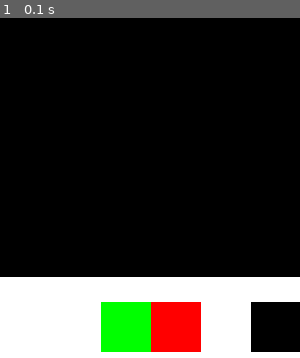
Above: before the commit, frame 1.
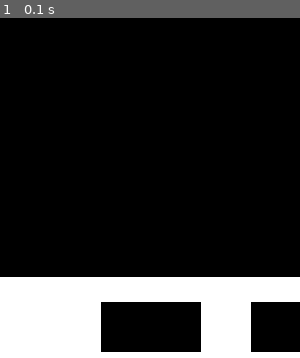
Above: after the commit, the same moment.

Repository: Mariownyou/pygame-draw
Game: pygame game, started from draw.py
Same seed, same stepped clock (60 frames per second), same inputs: the game is played once before the commit and once after it.
Inputs:
- Up to frame 1 (0.1 s): no input
The pictures show only the part of the screen within x 4-54%, y 50-100%; the shares and areas given below are measured in that part.

The runs differ from the first frame. In frame 1, 4.9% of the frame differs, in the area x 33-67%, y 83-99%.

Commit message:
заливку исправил чуть-чуть

Diff:
--- a/draw.py
+++ b/draw.py
@@ -25,26 +25,44 @@
 # Square class
 class Cursor:
     def __init__(self):
-        self.type = 'paint'
+        self.type = 'brush'
         self.color = BLACK
 cursor = Cursor()
 
 
 class Button(pygame.sprite.Sprite):
-    def __init__(self, x, y, color=BLACK, type='paint'):
+    def __init__(self, x, y, type='brush'):
         super().__init__()
         w, h = 50, 50
         self.image = pygame.Surface((w, h))
-        self.image.fill(color)
+        self.image.fill(BLACK)
         self.rect = self.image.get_rect(center = (x, y))
-        self.color = color
         self.type = type
 
     def update(self):
-        cursor.color = self.color
         cursor.type = self.type
         print('button clicked')
 
+
+class Brush(Button):
+    def __init__(self, x, y, color):
+        super().__init__(x, y)
+        self.color = color
+
+    def update(self):
+        cursor.type = self.type
+        cursor.color = self.color
+        print('brush selceted')
+
+class Fill(Button):
+    def __init__(self, x, y):
+        super().__init__(x, y)
+        self.activated = False
+        self.type = 'fill'
+
+    def update(self):
+        self.activated = False if self.activated else True
+        print('fill activated')
 
 class Square(pygame.sprite.Sprite):
     def __init__(self, x, y):
@@ -76,9 +94,9 @@
 
 # Creating Lines and Shapes
 squares = pygame.sprite.Group()
-black_btn = Button(w//2, h+50, BLACK)
-red_btn = Button(w//3, h+50, RED)
-fill_btn = Button(w//4, h+50, GREEN, 'fill')
+black_btn = Brush(w//2, h+50, BLACK)
+red_btn = Brush(w//3, h+50, RED)
+fill_btn = Fill(w//4, h+50)
 gui = pygame.sprite.Group(
     black_btn,
     red_btn,
@@ -107,8 +125,9 @@
             pos = pygame.mouse.get_pos()
             [s.update() for s in gui if s.rect.collidepoint(pos)]
             draw = True
-            if cursor.type == 'fill':
+            if fill_btn.activated:
                 [s.fill(pos) for s in squares if s.rect.collidepoint(pos)]
+
 
         if event.type == pygame.MOUSEBUTTONUP:
             draw = False
